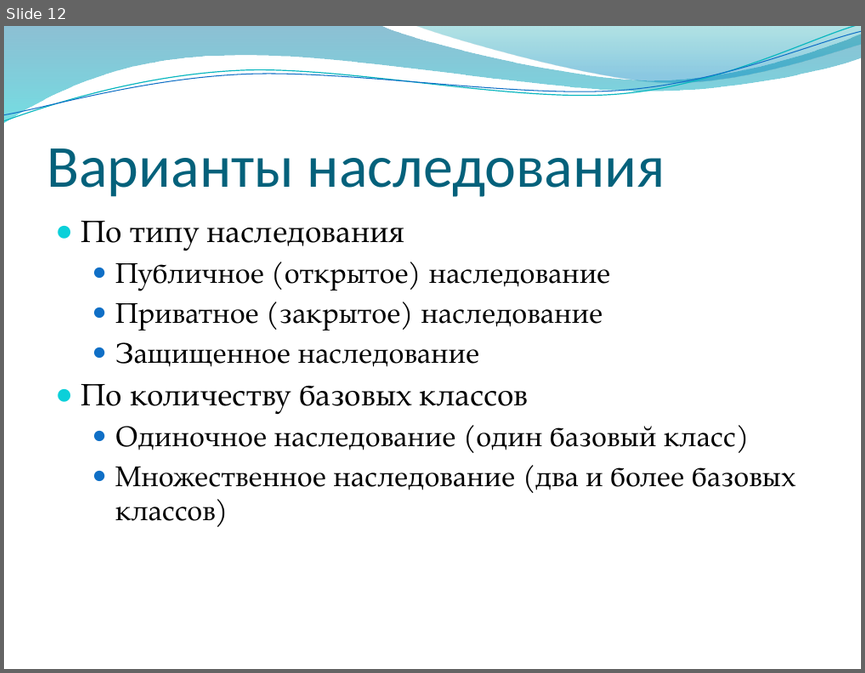
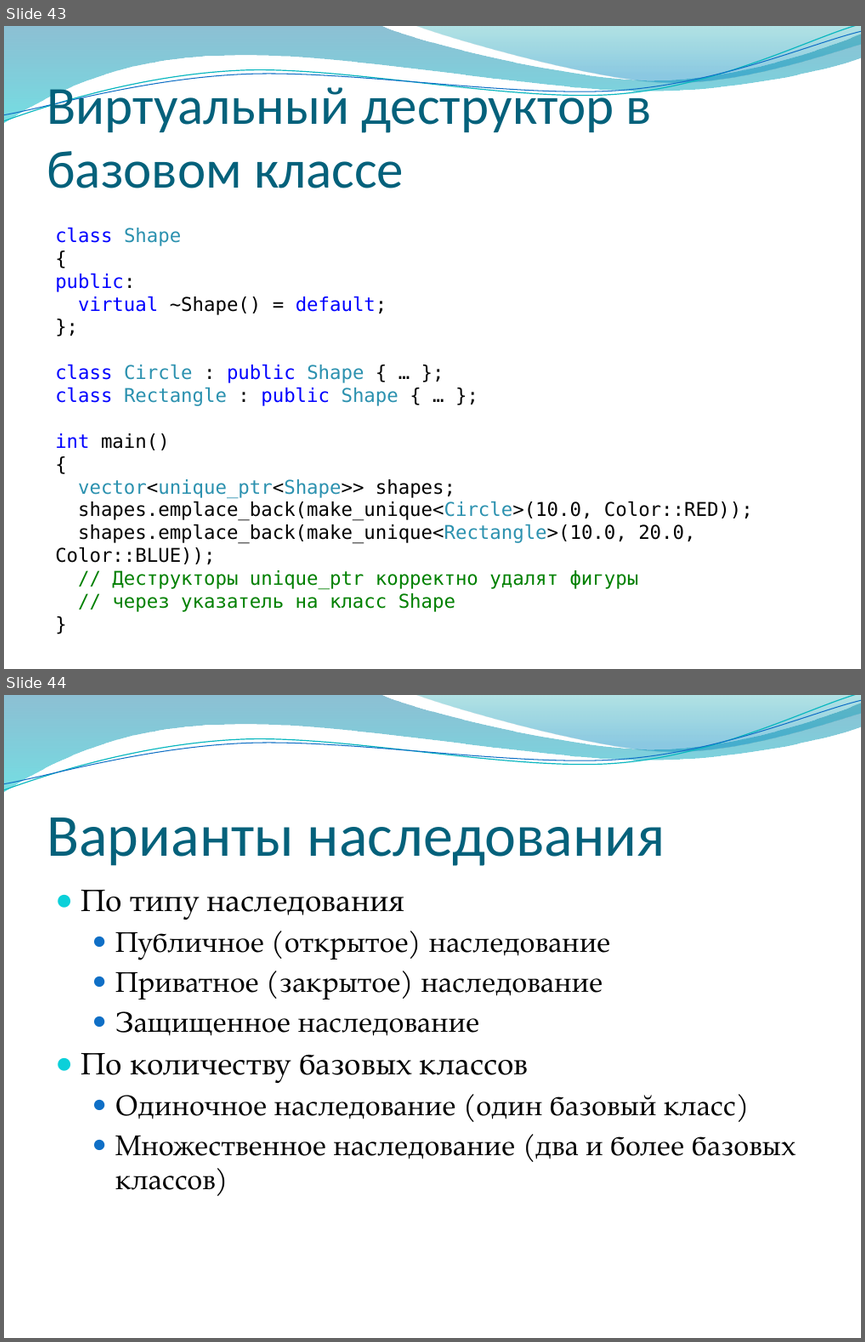
Before and after one commit to alexey-malov/oop, a slide deck: lectures/03/Наследование и полиморфизм.pptx. Shown one above the other, each under a label of ours: slide 12 before the commit, slides 43 and 44 after it. The pictures are 865x673 and 865x1342 pixels, drawn with LibreOffice and Linux fonts; fonts in the diff are those of the drawing; background and template pictures are left out. Boxes give left, top, right and bottom in pixels: in the first picture for what was removed or moved away, otherwise in the second. Text is boxed around its words. In the diff, an @@ line names an element or a change of style, - is before the commit and + after.

```diff
--- a/lectures/03/Наследование и полиморфизм.pptx
+++ b/lectures/03/Наследование и полиморфизм.pptx
@@ slide 43 added at [4,26,861,669], background picture (left out); not listed: 4 template elements that a slide beside it also shows @@
@@ title added at [46,79,652,188], 45 pt, text #04617B @@
+Виртуальный деструктор в базовом классе
@@ text added at [55,227,753,612], 16 pt, text #000000 @@
+class Shape
+{
+public:
+virtual ~Shape() = default;
+};
+class Circle : public Shape { … };
+class Rectangle : public Shape { … };
+int main()
+{
+vector<unique_ptr<Shape>> shapes;
+shapes.emplace_back(make_unique<Circle>(10.0, Color::RED));
+shapes.emplace_back(make_unique<Rectangle>(10.0, 20.0, Color::BLUE));
+// Деструкторы unique_ptr корректно удалят фигуры
+// через указатель на класс Shape
+}
@@ what was slide 12 is now slide 44 @@
```
Also in this commit, not shown: 18 slides changed, 33 other slides added, 2 other files.
